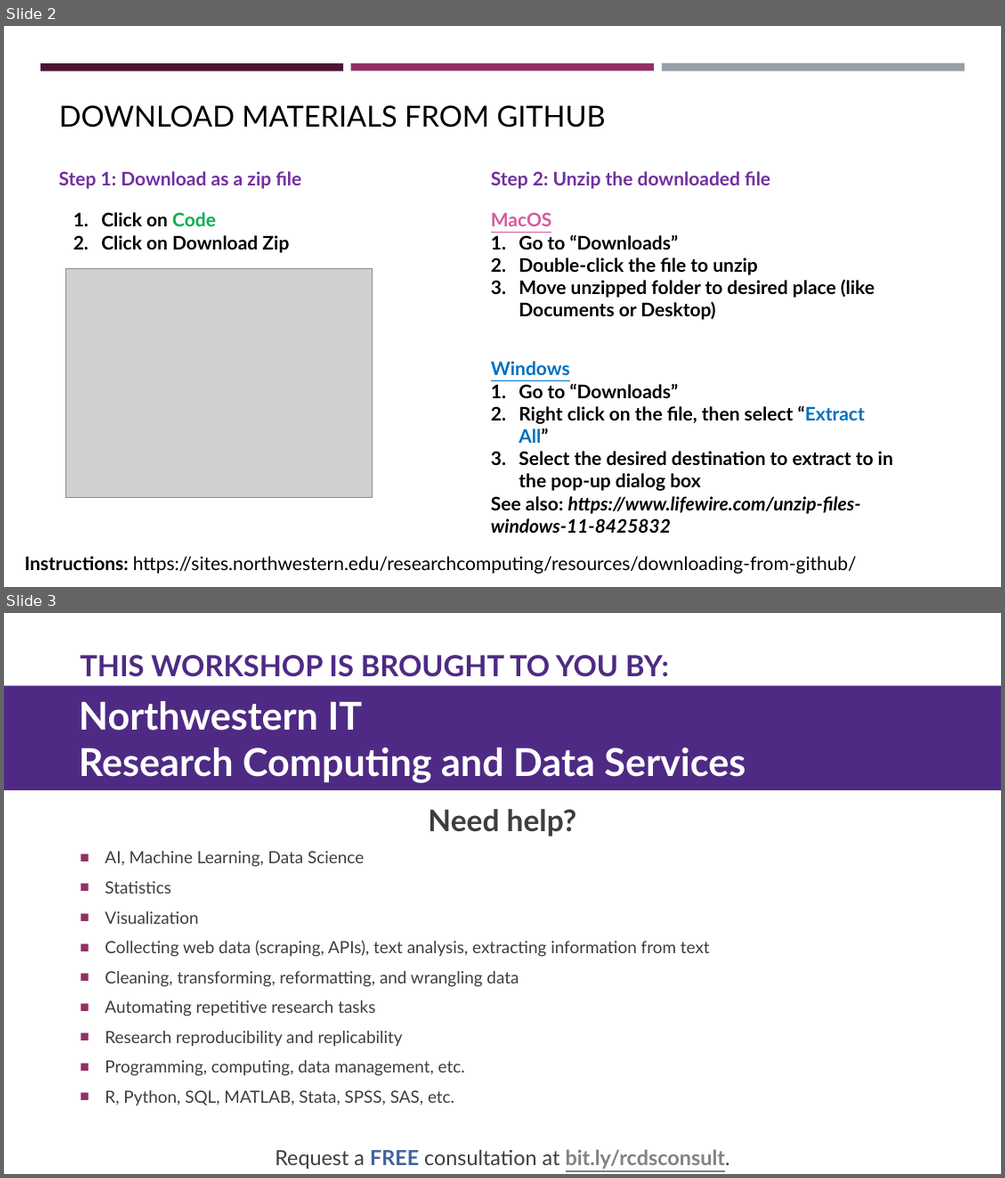
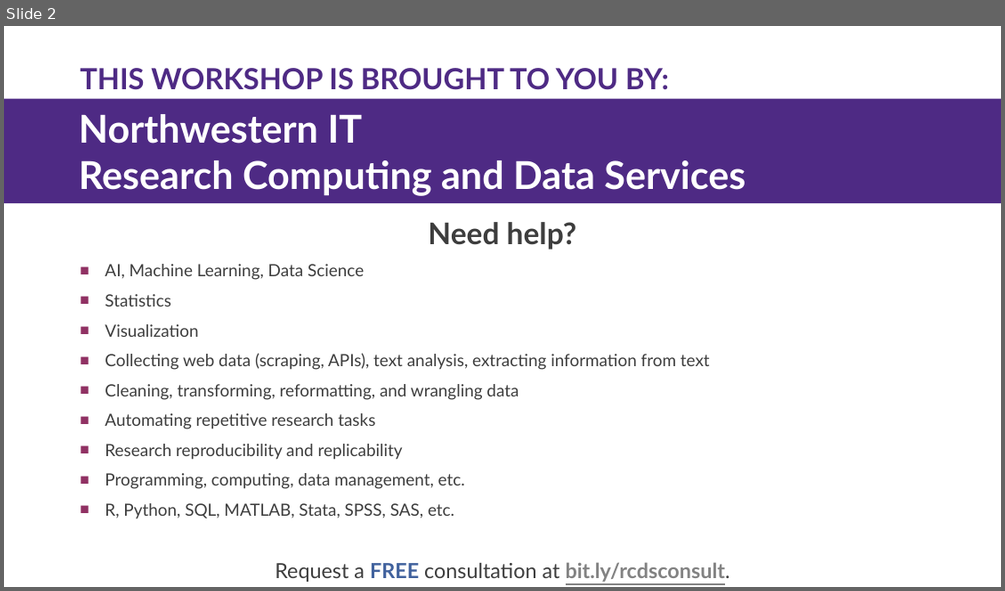
Before and after one commit to nuitrcs/r_ibis, a slide deck: IBIS-Introduction-to-R-Programming.pptx. Shown one above the other, each under a label of ours: slides 2 and 3 before the commit, slide 2 after it. The pictures are 1005x1178 and 1005x591 pixels, drawn with LibreOffice and Linux fonts; fonts in the diff are those of the drawing; grey boxes stand for pictures. Boxes give left, top, right and bottom in pixels: in the first picture for what was removed or moved away, otherwise in the second. Text is boxed around its words. In the diff, an @@ line names an element or a change of style, - is before the commit and + after.

```diff
--- a/IBIS-Introduction-to-R-Programming.pptx
+++ b/IBIS-Introduction-to-R-Programming.pptx
@@ slide 2 removed at [4,26,1001,587], background #FFFFFF @@
@@ rectangle removed at [40,63,343,70] @@
@@ rectangle removed at [351,63,654,70] @@
@@ rectangle removed at [662,63,964,71] @@
@@ title removed at [59,105,606,127] @@
-DOWNLOAD MATERIALS FROM GITHUB
@@ text removed at [59,171,301,189] @@
-Step 1: Download as a zip file
@@ text removed at [491,171,770,189] @@
-Step 2: Unzip the downloaded file
@@ text removed at [101,212,289,253] @@
-1. Click on Code
-2. Click on Download Zip
@@ text removed at [491,212,874,320] @@
-MacOS
-1. Go to “Downloads”
-2. Double-click the file to unzip
-3. Move unzipped folder to desired place (like Documents or Desktop)
@@ picture removed at [66,269,372,498] @@
@@ text removed at [491,361,893,532] @@
-Windows
-1. Go to “Downloads”
-2. Right click on the file, then select “Extract All”
-3. Select the desired destination to extract to in the pop-up dialog box
-See also: https://www.lifewire.com/unzip-files-windows-11-8425832
@@ text removed at [24,556,857,573] @@
-Instructions: https://sites.northwestern.edu/researchcomputing/resources/downloading-from-github/
@@ what was slide 3 is now slide 2 @@
```
Also in this commit, not shown: 2 slides changed.
